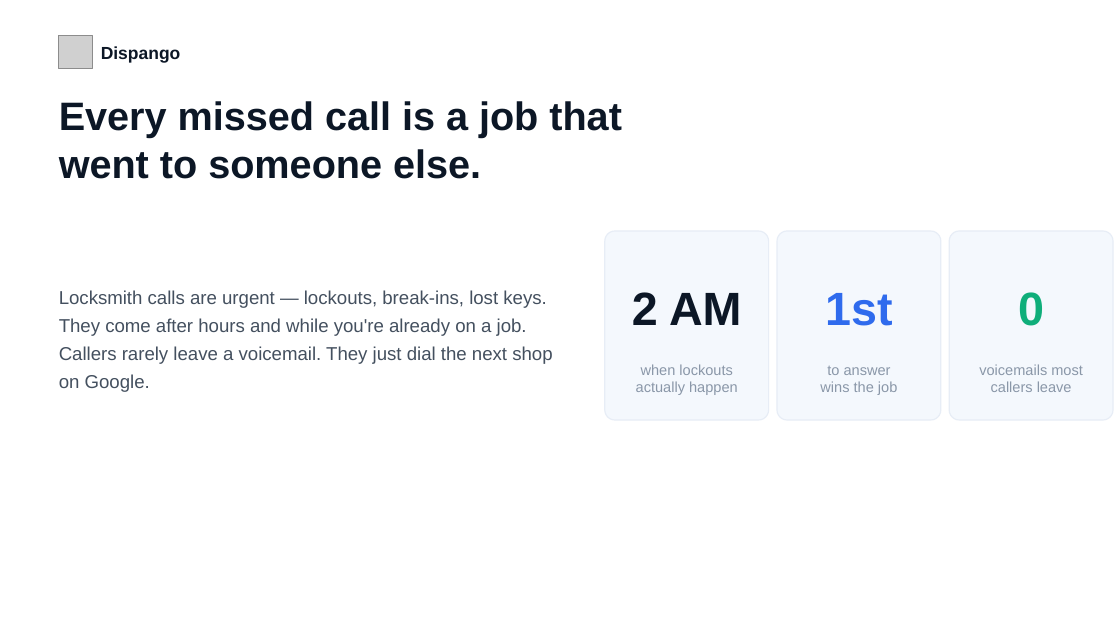
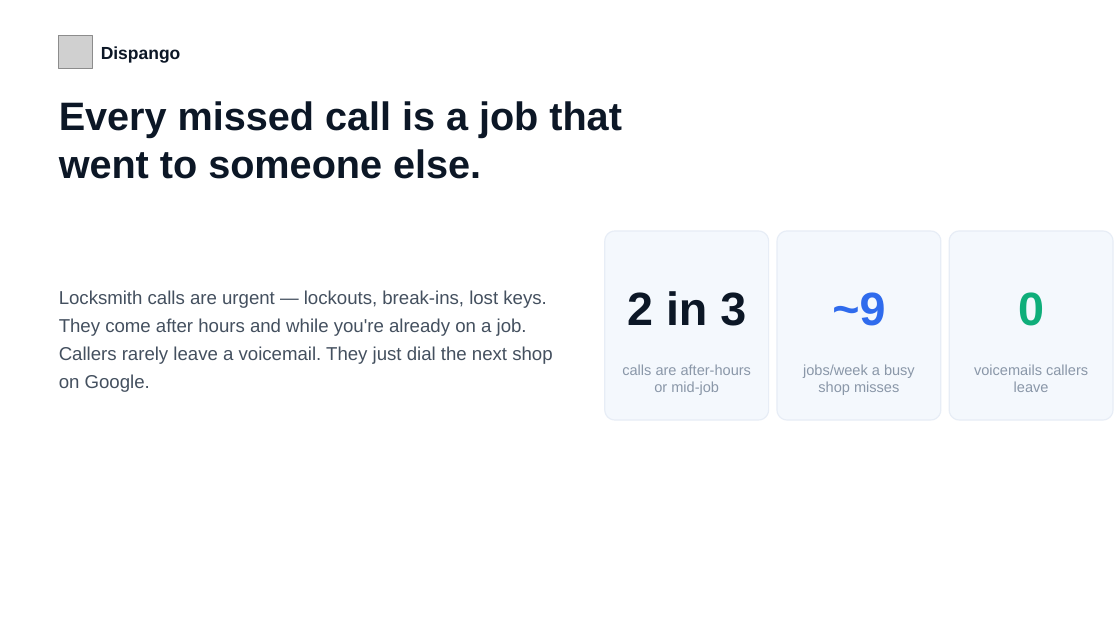
Before and after one commit to miguelangelsegura/mj-locksmith-webhook, a slide deck: slide 2 of sales/Dispango-demo-deck.pptx. Drawn at 1120x630 pixels with LibreOffice and Linux fonts; fonts in the diff are those of the drawing; grey boxes stand for pictures. Boxes give left, top, right and bottom in pixels: in the first picture for what was removed or moved away, otherwise in the second. Text is boxed around its words. In the diff, an @@ line names an element or a change of style, - is before the commit and + after.

```diff
--- a/sales/Dispango-demo-deck.pptx
+++ b/sales/Dispango-demo-deck.pptx
@@ text at [627, 291, 746, 326]: text changed @@
-2 AM
+2 in 3
@@ text at [832, 292, 885, 326]: text changed @@
-1st
+~9
@@ text at [622, 364, 751, 395]: text changed @@
-when lockouts
-actually happen
+calls are after-hours
+or mid-job
@@ text at [803, 364, 915, 395]: text changed @@
-to answer
-wins the job
+jobs/week a busy
+shop misses
@@ text at [974, 364, 1088, 392]: text changed @@
-voicemails most
-callers leave
+voicemails callers
+leave
```
Also in this commit, not shown: 3 slides added, 1 slide removed, 1 other file.
